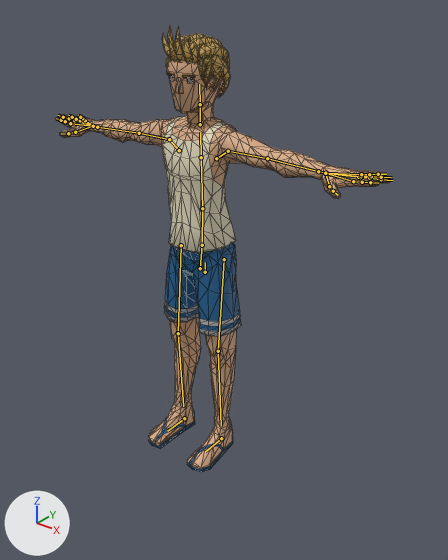
One commit to the glTF model js/models/avatars/club-crowd-m8.glb: the scene before it, then after it.
One viewpoint serves both versions: a camera (50 mm lens) standing at (1.613, -1.911, 2.027) and looking at (0.166, -0.103, 0.905). Every picture has the same lights, and +X, +Y and +Z are marked at lower left. The first picture is the older version. The bones that change, and the others that lie on the model, are drawn over the model as lines. Mesh edges are drawn as thin lines.

In view in the first picture: 'Beach_Body'.
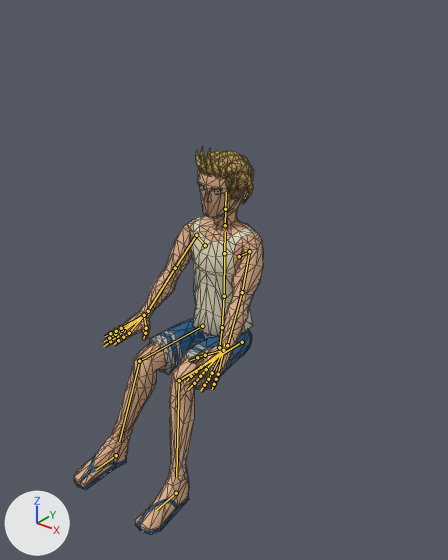
The newer file adds an action. The first version stands in its rest pose; the second is drawn at frame 0 of the action 'Seated_Low_Loop'.

Pixel boxes [x1, y1, x2, y2] of what changed, in the pictures (448 x 560 px):
```json
{"object": "Beach_Body", "change": "posed", "before": [55, 27, 392, 472], "after": [74, 147, 263, 534], "on screen": "44% narrower, 13% shorter"}
{"bone": "Body", "before": "(205, 272) to (205, 262)", "after": "(223, 350) to (224, 342)"}
{"bone": "Head", "before": "(200, 104) to (199, 84)", "after": "(225, 209) to (226, 192)"}
{"bone": "UpperArm.L", "before": "(228, 151) to (267, 158)", "after": "(249, 251) to (242, 292)"}
{"bone": "LowerArm.L", "before": "(267, 158) to (318, 171)", "after": "(242, 292) to (227, 345)"}
{"bone": "Wrist.L", "before": "(318, 171) to (325, 173)", "after": "(227, 345) to (223, 350)"}
{"bone": "UpperArm.R", "before": "(169, 139) to (139, 133)", "after": "(196, 235) to (175, 268)"}
{"bone": "LowerArm.R", "before": "(139, 133) to (97, 127)", "after": "(175, 268) to (148, 311)"}
{"bone": "Wrist.R", "before": "(97, 127) to (93, 126)", "after": "(148, 311) to (144, 315)"}
{"bone": "UpperLeg.L", "before": "(224, 259) to (218, 351)", "after": "(242, 342) to (179, 380)"}
{"bone": "LowerLeg.L", "before": "(218, 351) to (221, 426)", "after": "(179, 380) to (176, 476)"}
{"bone": "UpperLeg.R", "before": "(181, 245) to (178, 333)", "after": "(202, 326) to (139, 361)"}
{"bone": "LowerLeg.R", "before": "(178, 333) to (183, 406)", "after": "(139, 361) to (119, 441)"}
{"bone": "Foot.L", "before": "(221, 438) to (205, 452)", "after": "(176, 493) to (156, 510)"}
{"bone": "Foot.R", "before": "(184, 418) to (167, 431)", "after": "(116, 455) to (95, 470)"}
```

Scene script edits in JSON lines:
```json
{"block": "bone_body", "where": "bone_body = bpy.data.objects['CharacterArmature'].pose.bones['Body']  # child of 'Root'"}
{"op": "set", "path": "bone_body.location", "old": "(0.0, 0.0, 0.0)", "new": "(0.0, -0.47, -0.13)"}
{"op": "set", "path": "bone_body.rotation_quaternion", "old": "(1.0, 0.0, 0.0, 0.0)", "new": "(1.0, -0.025, -0.002, 0.0)", "note": "degrees (0, 0, 0) -> degrees (-3, 0, 0)"}
{"block": "bone_head", "where": "bone_head = bpy.data.objects['CharacterArmature'].pose.bones['Head']  # child of 'Neck'"}
{"op": "set", "path": "bone_head.rotation_quaternion", "old": "(1.0, 0.0, 0.0, 0.0)", "new": "(1.0, -0.006, -0.016, 0.0)", "note": "degrees (0, 0, 0) -> degrees (-1, -2, 0)"}
{"block": "bone_upperarm_l", "where": "bone_upperarm_l = bpy.data.objects['CharacterArmature'].pose.bones['UpperArm.L']  # child of 'Shoulder.L'"}
{"op": "set", "path": "bone_upperarm_l.rotation_quaternion", "old": "(1.0, 0.0, 0.0, 0.0)", "new": "(0.783, -0.509, 0.01, -0.357)", "note": "degrees (0, 0, 0) -> degrees (-59, -20, -37)"}
{"block": "bone_lowerarm_l", "where": "bone_lowerarm_l = bpy.data.objects['CharacterArmature'].pose.bones['LowerArm.L']  # child of 'UpperArm.L'"}
{"op": "set", "path": "bone_lowerarm_l.rotation_quaternion", "old": "(1.0, 0.0, 0.0, 0.0)", "new": "(0.997, -0.015, 0.069, 0.029)", "note": "degrees (0, 0, 0) -> degrees (-1, 8, 3)"}
{"block": "bone_wrist_l", "where": "bone_wrist_l = bpy.data.objects['CharacterArmature'].pose.bones['Wrist.L']  # child of 'LowerArm.L'"}
{"op": "set", "path": "bone_wrist_l.rotation_quaternion", "old": "(1.0, 0.0, 0.0, 0.0)", "new": "(0.919, 0.21, 0.221, -0.249)", "note": "degrees (0, 0, 0) -> degrees (19, 31, -25)"}
{"block": "bone_upperarm_r", "where": "bone_upperarm_r = bpy.data.objects['CharacterArmature'].pose.bones['UpperArm.R']  # child of 'Shoulder.R'"}
{"op": "set", "path": "bone_upperarm_r.rotation_quaternion", "old": "(1.0, 0.0, 0.0, 0.0)", "new": "(-0.782, 0.502, 0.014, -0.369)", "note": "degrees (0, 0, 0) -> degrees (-58, 20, 39)"}
{"block": "bone_lowerarm_r", "where": "bone_lowerarm_r = bpy.data.objects['CharacterArmature'].pose.bones['LowerArm.R']  # child of 'UpperArm.R'"}
{"op": "set", "path": "bone_lowerarm_r.rotation_quaternion", "old": "(1.0, 0.0, 0.0, 0.0)", "new": "(-0.997, 0.013, 0.067, 0.029)", "note": "degrees (0, 0, 0) -> degrees (-1, -8, -3)"}
{"block": "bone_wrist_r", "where": "bone_wrist_r = bpy.data.objects['CharacterArmature'].pose.bones['Wrist.R']  # child of 'LowerArm.R'"}
{"op": "set", "path": "bone_wrist_r.rotation_quaternion", "old": "(1.0, 0.0, 0.0, 0.0)", "new": "(-0.924, -0.206, 0.211, -0.242)", "note": "degrees (0, 0, 0) -> degrees (19, -29, 24)"}
{"block": "bone_upperleg_l", "where": "bone_upperleg_l = bpy.data.objects['CharacterArmature'].pose.bones['UpperLeg.L']  # child of 'Body'"}
{"op": "set", "path": "bone_upperleg_l.rotation_quaternion", "old": "(1.0, 0.0, 0.0, 0.0)", "new": "(0.743, 0.003, -0.001, 0.67)", "note": "degrees (0, 0, 0) -> degrees (0, 0, 84)"}
{"block": "bone_lowerleg_l", "where": "bone_lowerleg_l = bpy.data.objects['CharacterArmature'].pose.bones['LowerLeg.L']  # child of 'UpperLeg.L'"}
{"op": "set", "path": "bone_lowerleg_l.rotation_quaternion", "old": "(1.0, 0.0, 0.0, 0.0)", "new": "(-0.814, -0.576, -0.05, 0.057)", "note": "degrees (0, 0, 0) -> degrees (70, 8, -2)"}
{"block": "bone_upperleg_r", "where": "bone_upperleg_r = bpy.data.objects['CharacterArmature'].pose.bones['UpperLeg.R']  # child of 'Body'"}
{"op": "set", "path": "bone_upperleg_r.rotation_quaternion", "old": "(1.0, 0.0, 0.0, 0.0)", "new": "(-0.743, -0.006, 0.001, 0.67)", "note": "degrees (0, 0, 0) -> degrees (1, 0, -84)"}
{"block": "bone_lowerleg_r", "where": "bone_lowerleg_r = bpy.data.objects['CharacterArmature'].pose.bones['LowerLeg.R']  # child of 'UpperLeg.R'"}
{"op": "set", "path": "bone_lowerleg_r.rotation_quaternion", "old": "(1.0, 0.0, 0.0, 0.0)", "new": "(0.814, 0.576, -0.05, 0.057)", "note": "degrees (0, 0, 0) -> degrees (70, -8, 2)"}
{"block": "bone_foot_l", "where": "bone_foot_l = bpy.data.objects['CharacterArmature'].pose.bones['Foot.L']  # child of 'Root'"}
{"op": "set", "path": "bone_foot_l.location", "old": "(0.0, 0.0, 0.0)", "new": "(0.07, 0.4, 0.002)"}
{"block": "bone_foot_r", "where": "bone_foot_r = bpy.data.objects['CharacterArmature'].pose.bones['Foot.R']  # child of 'Root'"}
{"op": "set", "path": "bone_foot_r.location", "old": "(0.0, 0.0, 0.0)", "new": "(-0.07, 0.4, 0.002)"}
```
